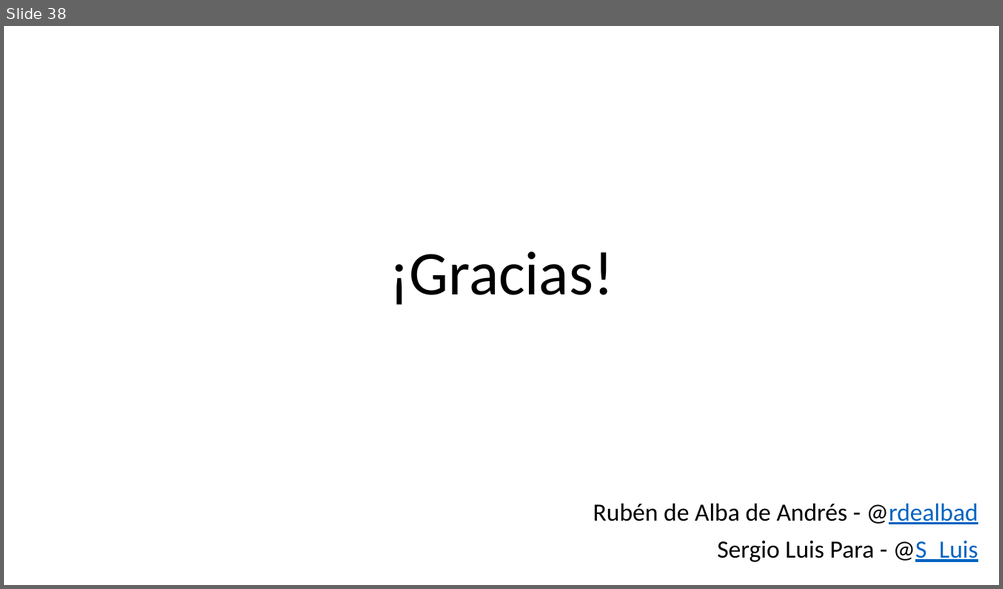
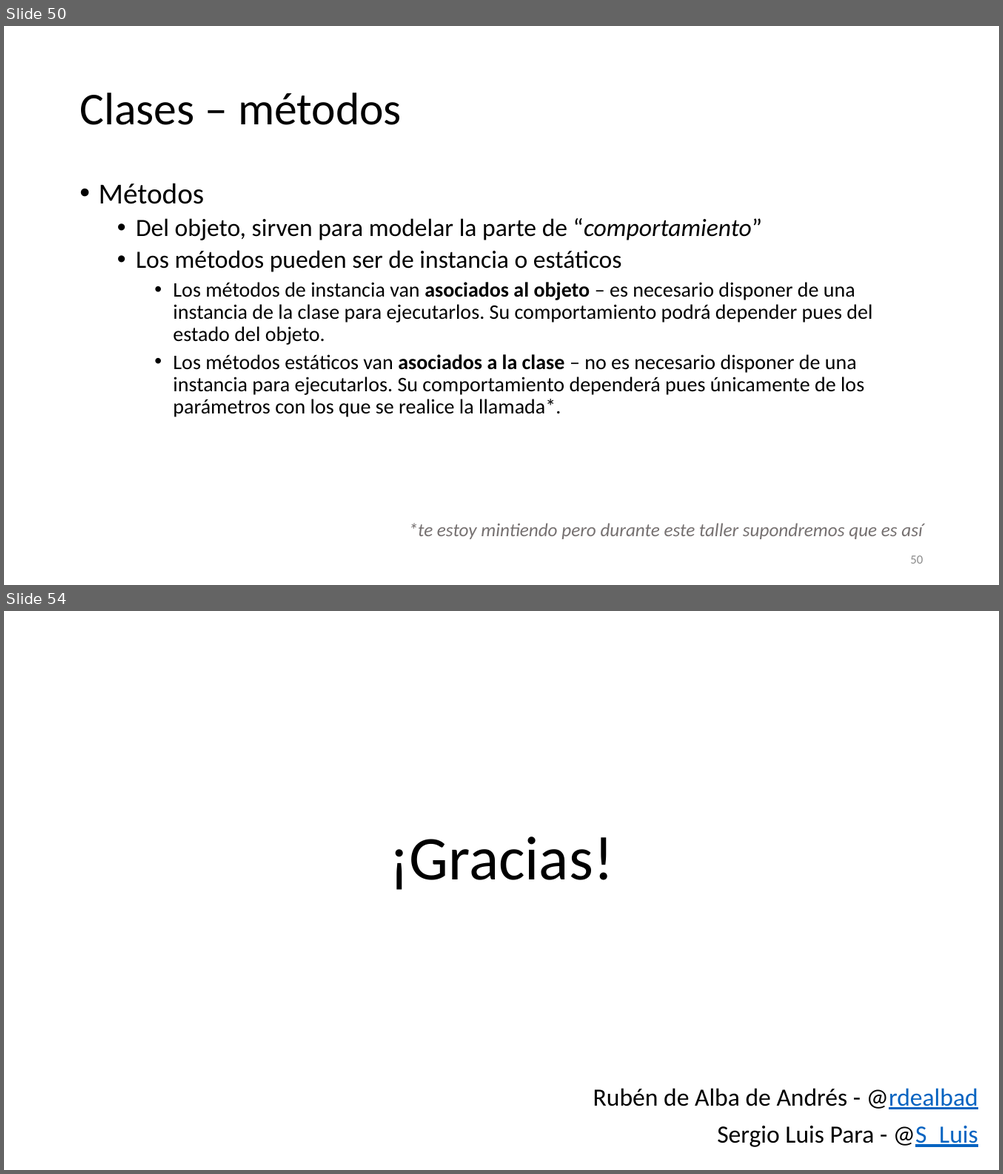
Before and after one commit to SergioLuis/hour-of-code-uva-2021, a slide deck: slides.pptx. Shown one above the other, each under a label of ours: slide 38 before the commit, slides 50 and 54 after it; the slides between them are not shown. The pictures are 1003x589 and 1003x1174 pixels, drawn with LibreOffice and Linux fonts; fonts in the diff are those of the drawing. Boxes give left, top, right and bottom in pixels: in the first picture for what was removed or moved away, otherwise in the second. Text is boxed around its words. In the diff, an @@ line names an element or a change of style, - is before the commit and + after.

```diff
--- a/slides.pptx
+++ b/slides.pptx
@@ slide 50 added at (x1=4, y1=26, x2=999, y2=585), background #FFFFFF @@
@@ title added at (x1=79, y1=93, x2=401, y2=125), 44 pt, text #000000 @@
+Clases – métodos
@@ text added at (x1=99, y1=183, x2=872, y2=417), 20 pt, text #000000 @@
+• Métodos
+  • Del objeto, sirven para modelar la parte de “comportamiento”
+  • Los métodos pueden ser de instancia o estáticos
+    • Los métodos de instancia van asociados al objeto – es necesario disponer de una instancia de la clase para ejecutarlos. Su comportamiento podrá depender pues del estado del objeto.
+    • Los métodos estáticos van asociados a la clase – no es necesario disponer de una instancia para ejecutarlos. Su comportamiento dependerá pues únicamente de los parámetros con los que se realice la llamada*.
@@ text added at (x1=409, y1=523, x2=922, y2=540), 18 pt, text #767171, italic @@
+*te estoy mintiendo pero durante este taller supondremos que es así
@@ page number added at (x1=910, y1=556, x2=922, y2=564), 12 pt, text #8C8C8C @@
+50
@@ what was slide 38 is now slide 54 @@
```
Also in this commit, not shown: 9 slides changed, 15 other slides added, 1 other file.
